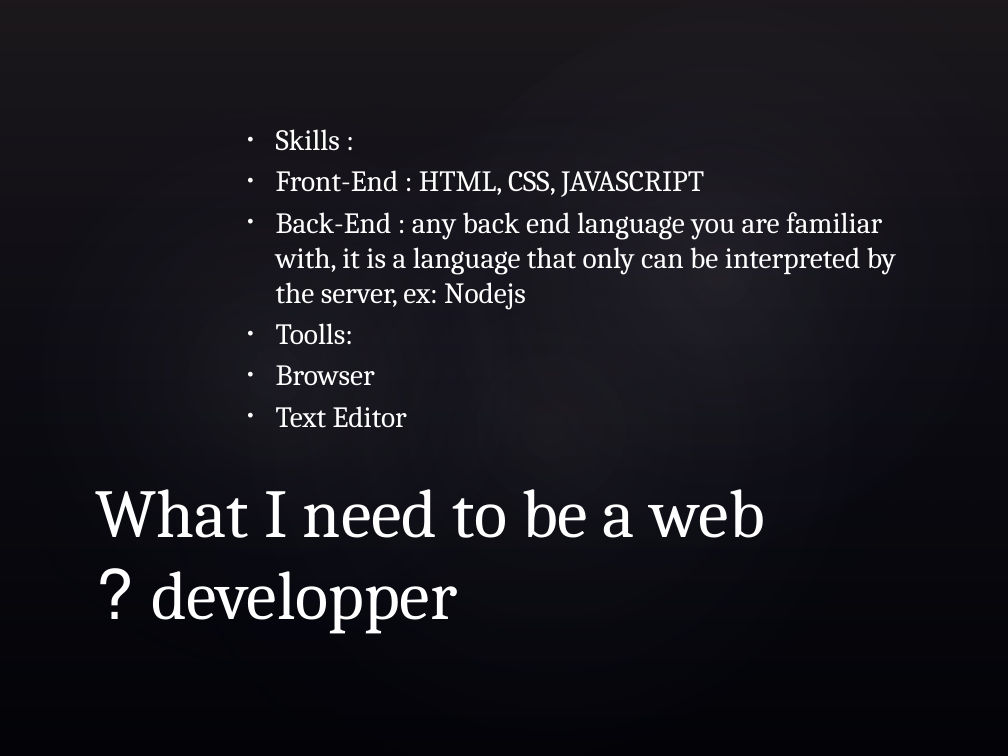
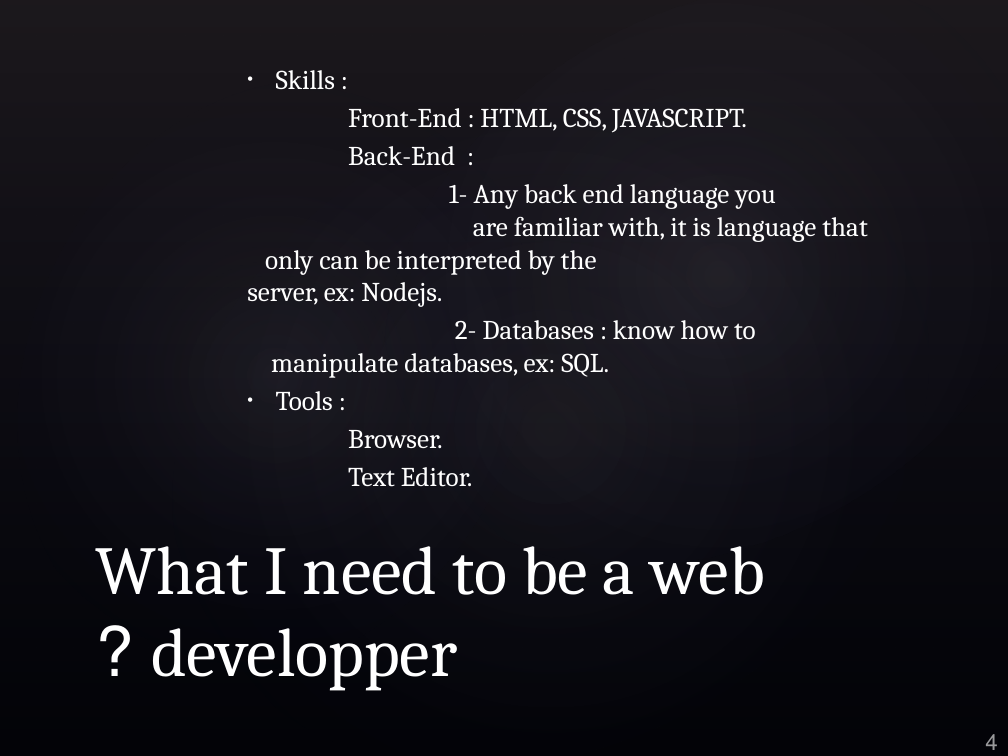
Before and after one commit to Hindoucha/GoMyCode-Checkpoints-, a slide deck: slide 4 of Web fundamentals.pptx. Drawn at 1008x756 pixels with LibreOffice and Linux fonts; fonts in the diff are those of the drawing; background and template pictures are left out. Boxes give left, top, right and bottom in pixels: in the first picture for what was removed or moved away, otherwise in the second. Text is boxed around its words. In the diff, an @@ line names an element or a change of style, - is before the commit and + after.

```diff
--- a/Web fundamentals.pptx
+++ b/Web fundamentals.pptx
@@ text at [276, 70, 335, 89]: size 21 to 19.4 pt in "Skills :" @@
@@ text at [247, 108, 867, 487]: text changed; size 21 to 19.4 pt @@
-• Front-End : HTML, CSS, JAVASCRIPT
-• Back-End : any back end language you are familiar with, it is a language that only can be interpreted by the server, ex: Nodejs
-• Toolls:
-• Browser
-• Text Editor
+Front-End : HTML, CSS, JAVASCRIPT.
+Back-End :
+1- Any back end language you are familiar with, it is language that only can be interpreted by the server, ex: Nodejs.
+2- Databases : know how to manipulate databases, ex: SQL.
+• Tools :
+Browser.
+Text Editor.
@@ title "What I need to be ...": place and size @@
-title "What I need to be ..." at [96, 489, 764, 634]
+title "What I need to be ..." at [96, 546, 764, 691]
@@ page number added at [985, 734, 997, 750], 16 pt, text #FFFFFF at 60% opacity @@
+4
```
Also in this commit, not shown: 4 other slides changed.
